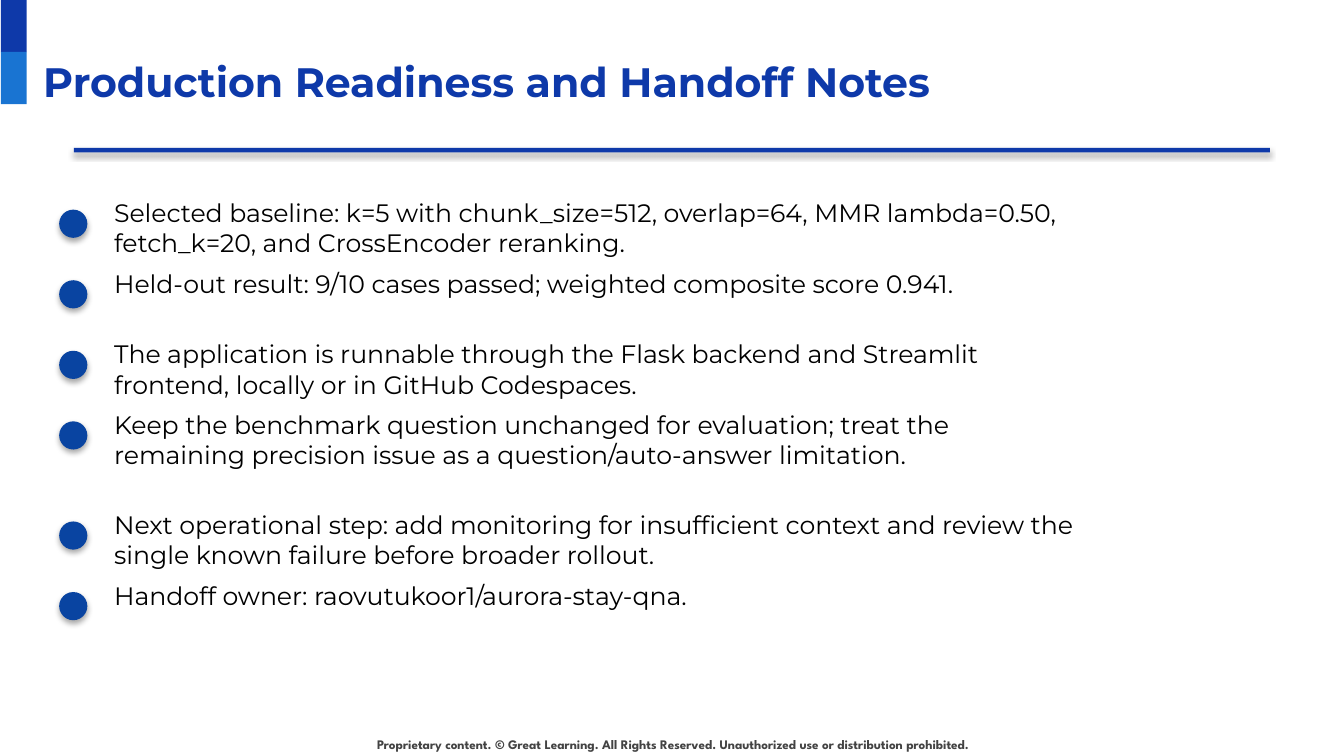
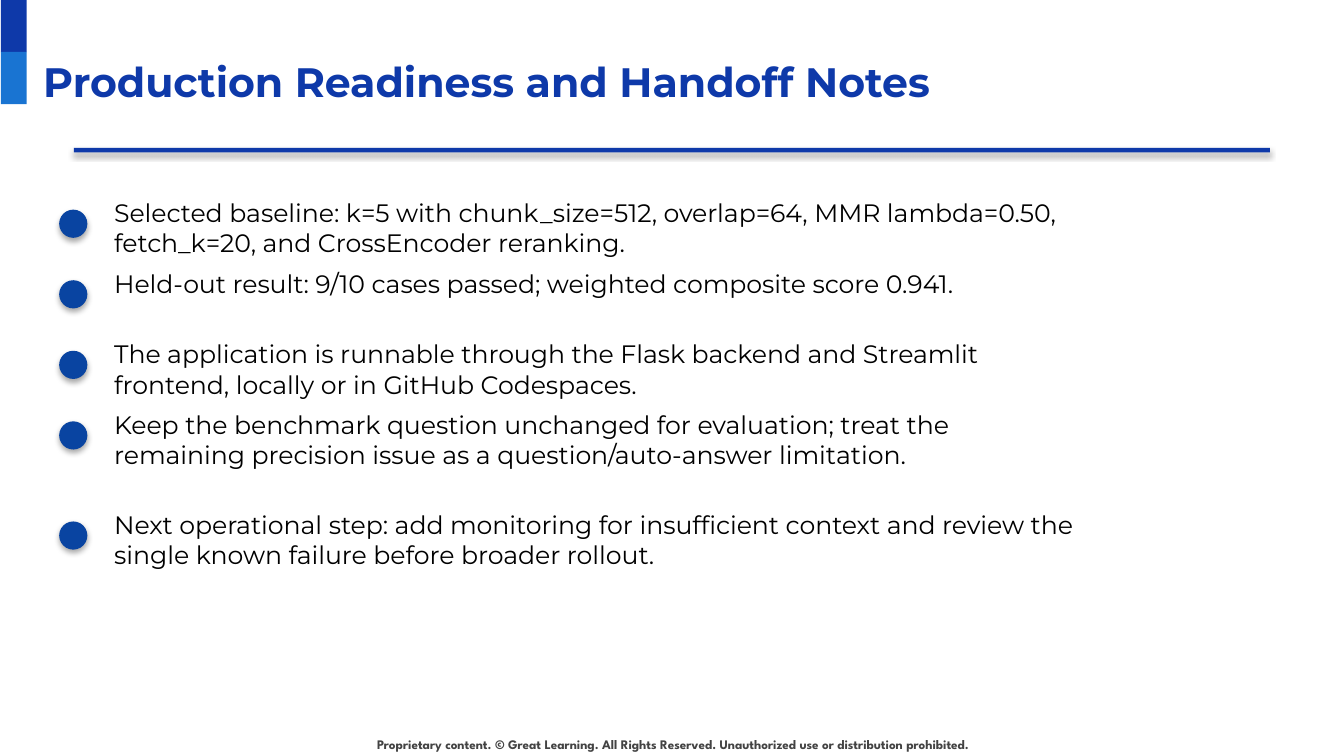
Before and after one commit to raovutukoor1/aurora-stay-qna, a slide deck: slide 31 of presentations/Aurora_Stays_RAG_Project_Presentation_Template_Style.pptx. Drawn at 1344x756 pixels with LibreOffice and Linux fonts; fonts in the diff are those of the drawing; background and template pictures are left out. Boxes give left, top, right and bottom in pixels: in the first picture for what was removed or moved away, otherwise in the second. Text is boxed around its words. In the diff, an @@ line names an element or a change of style, - is before the commit and + after.

```diff
--- a/presentations/Aurora_Stays_RAG_Project_Presentation_Template_Style.pptx
+++ b/presentations/Aurora_Stays_RAG_Project_Presentation_Template_Style.pptx
@@ ellipse removed at box(59, 593, 87, 621) @@
@@ text removed at box(114, 583, 687, 610) @@
-Handoff owner: raovutukoor1/aurora-stay-qna.
```
Also in this commit, not shown: 2 other files.
